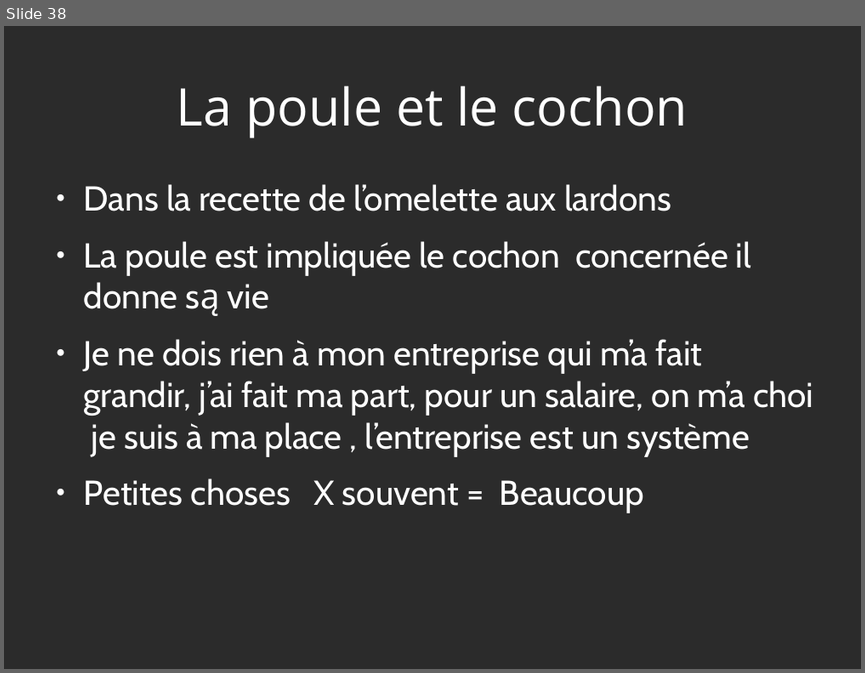
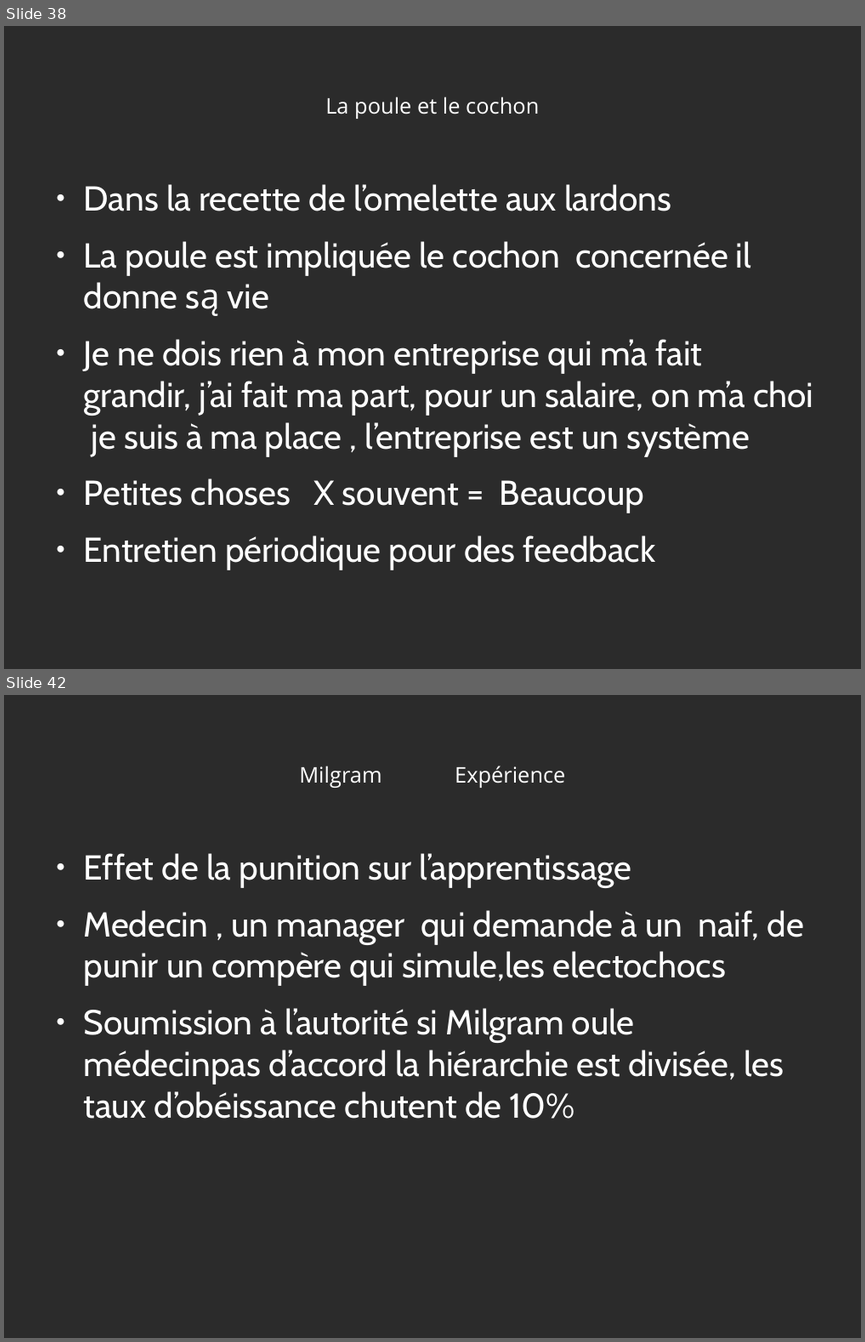
Before and after one commit to heylve/current, a slide deck: admin_perso/germe_formation.odp. Shown one above the other, each under a label of ours: slide 38 before the commit, slides 38 and 42 after it; the slides between them are not shown. The pictures are 865x673 and 865x1342 pixels, drawn with LibreOffice and Linux fonts; fonts in the diff are those of the drawing; background and template pictures are left out; a plain dark background stands for a picture behind light text. Boxes give left, top, right and bottom in pixels: in the first picture for what was removed or moved away, otherwise in the second. Text is boxed around its words. In the diff, an @@ line names an element or a change of style, - is before the commit and + after.

```diff
--- a/admin_perso/germe_formation.odp
+++ b/admin_perso/germe_formation.odp
@@ slide 42 added at <box>4,695,861,1338</box>, background picture (left out) @@
@@ title added at <box>299,766,565,788</box>, 20 pt, text #FFFFFF @@
+Milgram Expérience
@@ text added at <box>84,853,804,1118</box>, 32 pt, text #FFFFFF @@
+● Effet de la punition sur l’apprentissage
+● Medecin , un manager qui demande à un naif, de punir un compère qui simule,les electochocs
+● Soumission à l’autorité si Milgram oule médecinpas d’accord la hiérarchie est divisée, les taux d’obéissance chutent de 10%
@@ slide 38 changed as well @@
@@ title "La poule et le cochon" at <box>325,97,539,119</box>: size 48 to 20 pt @@
@@ text at <box>84,535,656,569</box>: paragraph added @@
+● Entretien périodique pour des feedback
```
Also in this commit, not shown: 36 other slides changed, 25 other slides added, 1 other file.
